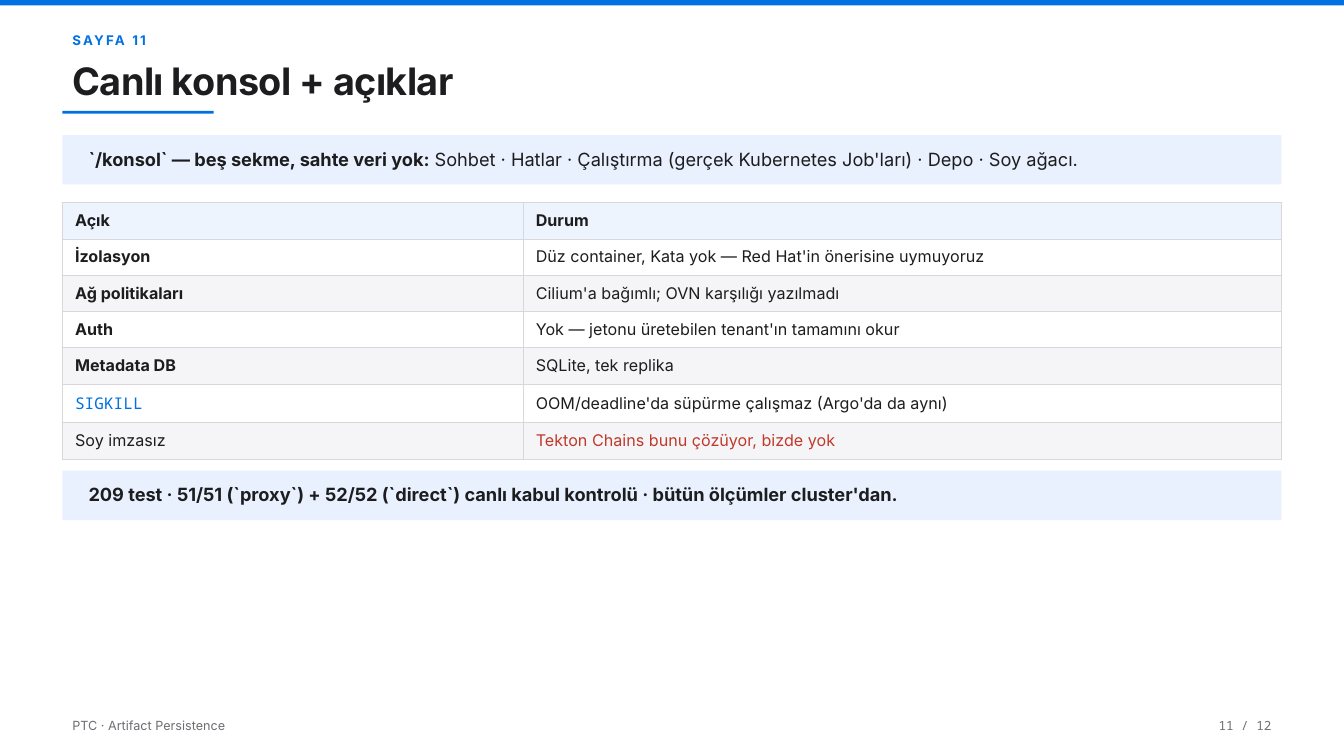
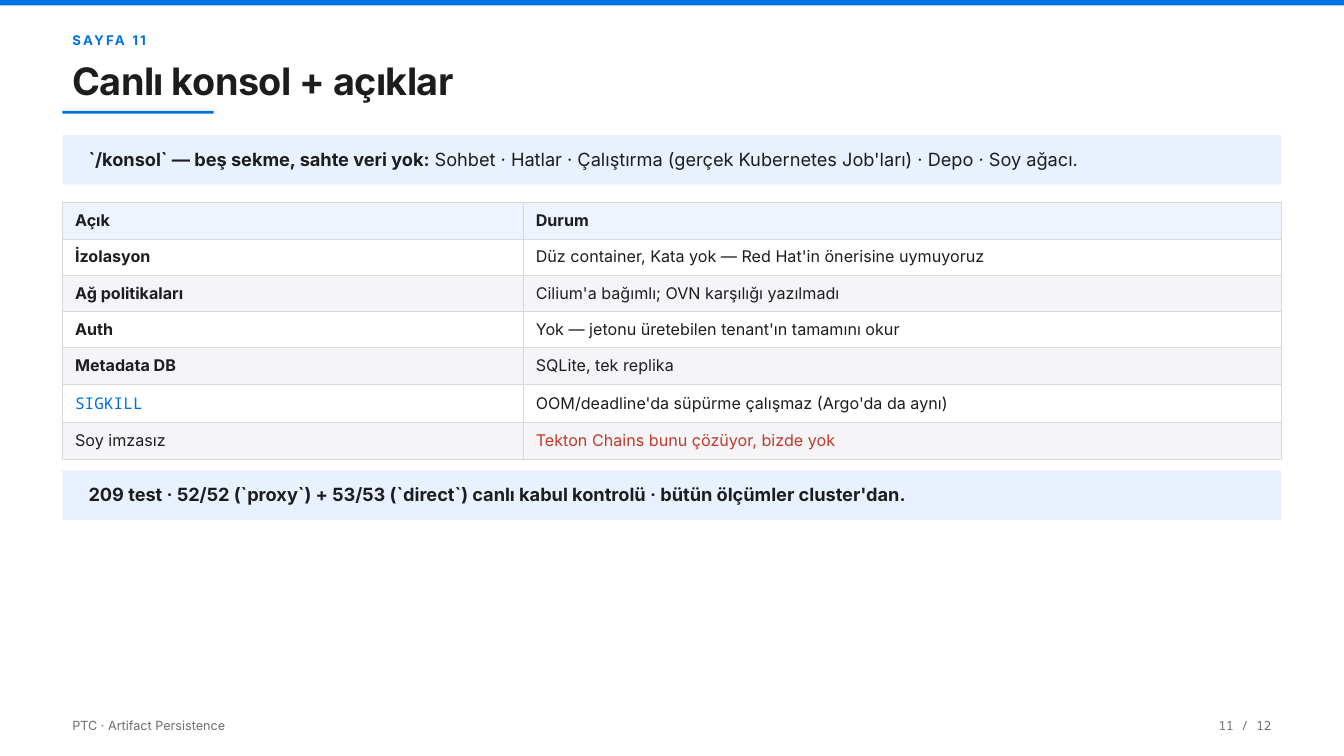
Before and after one commit to AltanReisoglu/Data-Science-Reports, a slide deck: slide 14 of ptc_art/PTC_Sunum_Karsilastirma.pptx. Drawn at 1344x756 pixels with LibreOffice and Linux fonts; fonts in the diff are those of the drawing. Boxes give left, top, right and bottom in pixels: in the first picture for what was removed or moved away, otherwise in the second. Text is boxed around its words. In the diff, an @@ line names an element or a change of style, - is before the commit and + after.

```diff
--- a/ptc_art/PTC_Sunum_Karsilastirma.pptx
+++ b/ptc_art/PTC_Sunum_Karsilastirma.pptx
@@ text at <box>89,487,906,505</box>: text changed @@
-209 test · 51/51 (`proxy`) + 52/52 (`direct`) canlı kabul kontrolü · bütün ölçümler cluster'dan.
+209 test · 52/52 (`proxy`) + 53/53 (`direct`) canlı kabul kontrolü · bütün ölçümler cluster'dan.
```
Also in this commit, not shown: 1 other slide changed, 3 other files.
